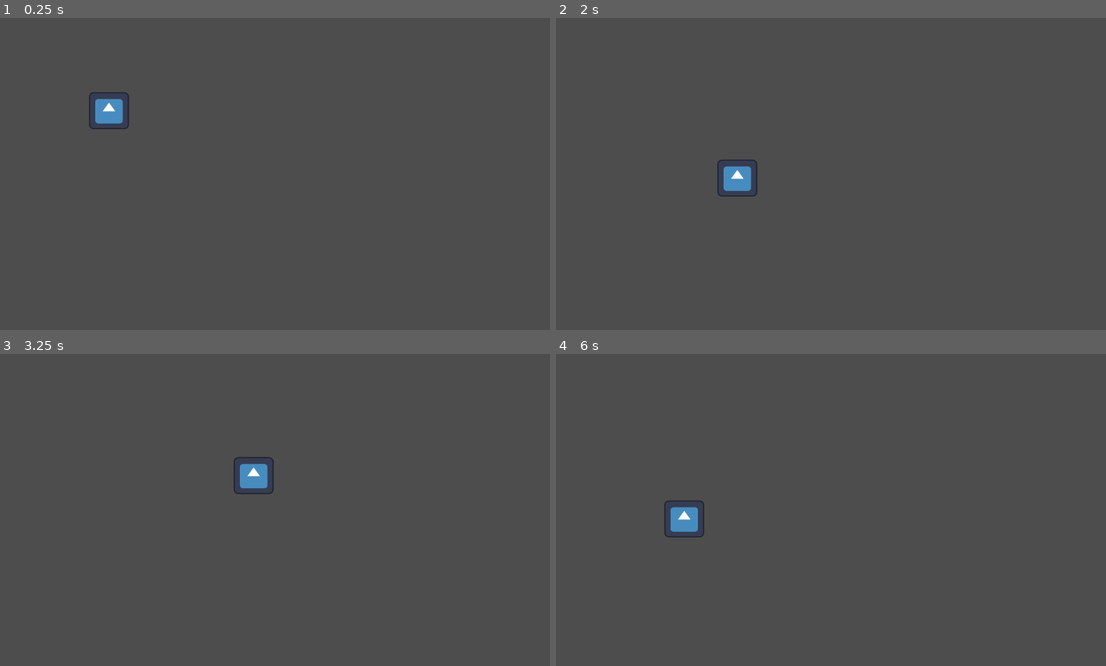
Above: before the commit, frames 1-4 (two rows, left to right).
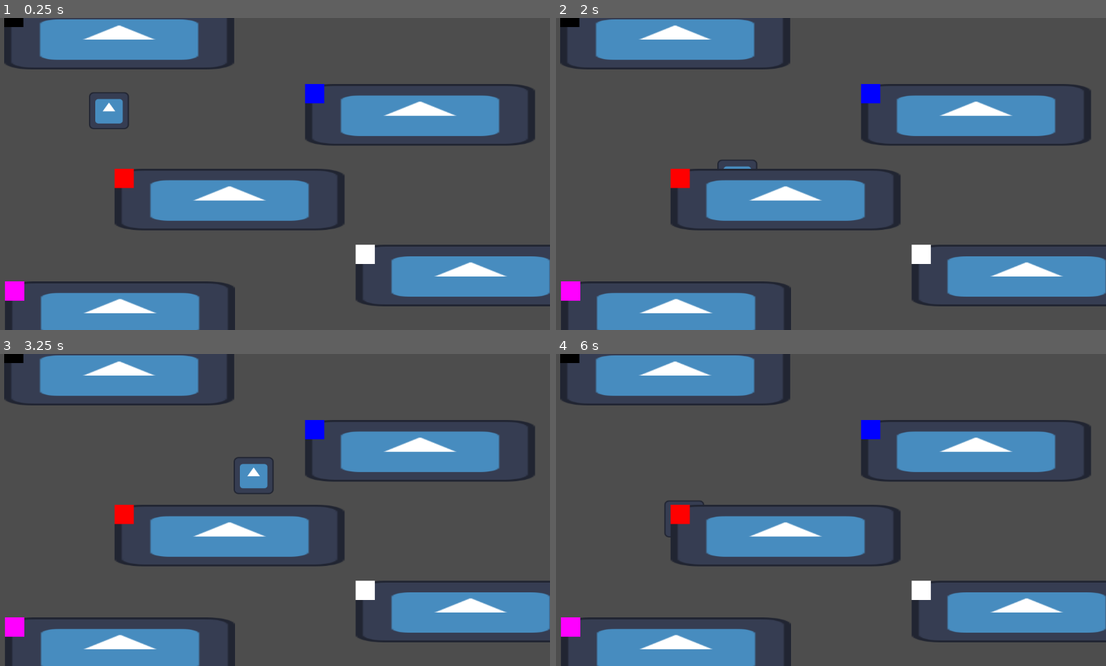
Above: after the commit, the same moments.

Repository: tulltoll/Maze-Runner
Game: Godot game, scene res://Scenes/mainscene.tscn
Same seed, same stepped clock (60 frames per second), same inputs: the game is played once before the commit and once after it. The engine's default icon, where the game draws it, is replaced by a stand-in: a white triangle on a blue panel in a dark square.
Inputs:
- Up to frame 1 (0.25 s): no input
- Up to frame 2 (2 s): tap Enter at 0.5 s; hold D (move_right) 0.53-1.28 s; tap 2 (blue_mask) at 0.6, 1.35 s; hold S (move_down) from 1.28 s (still down)
- Up to frame 3 (3.25 s): release S (move_down) at 2.03 s; hold D (move_right) 2.03-2.78 s; tap 2 (blue_mask) at 2.1, 2.85 s; hold W (move_up) from 2.78 s (still down)
- Up to frame 4 (6 s): release W (move_up) at 3.53 s; hold A (move_left) 3.53-5.03 s; tap 2 (blue_mask) every 0.75 s from 3.6 to 5.85 s; hold S (move_down) 5.03-5.78 s; hold D (move_right) from 5.78 s (still down)

The runs differ from the first frame. In frame 1, 23% of the frame differs, in the area x 0-100%, y 0-100%; in frame 2, 23%; in frame 3, 23%; in frame 4, 24%.

Commit message:
La inn collision endringer
La inn en funksjon i player som endrer på collision masks.
Gjorde at man kan legge inn en vegg uten å trenge å gjøre noe annet en å gi den en id

Diff:
--- a/maze-runner/Scenes/mainscene.tscn
+++ b/maze-runner/Scenes/mainscene.tscn
@@ -1,8 +1,29 @@
 [gd_scene format=3 uid="uid://dajlrgni5arej"]
 
 [ext_resource type="PackedScene" uid="uid://bfaskw4fohy8n" path="res://Scenes/player.tscn" id="1_5yt03"]
+[ext_resource type="PackedScene" uid="uid://bjsf2mkqcxiuf" path="res://Scenes/wall.tscn" id="2_tcjsh"]
 
 [node name="Veggtest" type="Node2D" unique_id=348419336]
 
 [node name="Player" parent="." unique_id=2077401685 instance=ExtResource("1_5yt03")]
 position = Vector2(237, 192)
+
+[node name="Wall" parent="." unique_id=463775986 instance=ExtResource("2_tcjsh")]
+position = Vector2(20, -21)
+wall_ID = 2
+
+[node name="Wall2" parent="." unique_id=640964307 instance=ExtResource("2_tcjsh")]
+position = Vector2(644, 137)
+wall_ID = 3
+
+[node name="Wall3" parent="." unique_id=958596159 instance=ExtResource("2_tcjsh")]
+position = Vector2(249, 313)
+wall_ID = 4
+
+[node name="Wall4" parent="." unique_id=912617556 instance=ExtResource("2_tcjsh")]
+position = Vector2(22, 547)
+wall_ID = 5
+
+[node name="Wall5" parent="." unique_id=1154138300 instance=ExtResource("2_tcjsh")]
+position = Vector2(749, 471)
+wall_ID = 6
--- a/maze-runner/Scenes/wall.tscn
+++ b/maze-runner/Scenes/wall.tscn
@@ -17,3 +17,7 @@
 offset_right = 477.0
 offset_bottom = 128.0
 texture = ExtResource("2_m8ojb")
+
+[node name="ColorRect" type="ColorRect" parent="." unique_id=1871974710]
+offset_right = 40.0
+offset_bottom = 40.0
--- a/maze-runner/Scripts/player.gd
+++ b/maze-runner/Scripts/player.gd
@@ -1,6 +1,9 @@
 extends CharacterBody2D
 
 @export var movespeed = 200
+
+var blue_mask_is_on = false
+var red_mask_is_on = false
 
 var static_wall_layer = PropertyContainer.static_wall_layer
 var blue_wall_layer = PropertyContainer.blue_wall_layer
@@ -24,5 +27,15 @@
 	if Input.is_action_pressed("move_right"):
 		velocity.x = movespeed
 
+	if Input.is_action_just_pressed("blue_mask"):
+		blue_mask_is_on = !blue_mask_is_on
+		print(blue_mask_is_on)
+		print(collision_mask)
+		Change_Collision()
 
 	move_and_slide()
+func Change_Collision():
+	set_collision_mask_value(blue_wall_layer, blue_mask_is_on)
+	set_collision_mask_value(red_wall_layer, red_mask_is_on)
+	set_collision_mask_value(purple_wall_layer, blue_mask_is_on and red_mask_is_on)
+	set_collision_mask_value(no_wall_layer, !blue_mask_is_on and !red_mask_is_on)
--- a/maze-runner/Scripts/wall.gd
+++ b/maze-runner/Scripts/wall.gd
@@ -1,3 +1,12 @@
 extends StaticBody2D
 
 @export var wall_ID = 0
+@onready var color = $ColorRect
+
+func _ready() -> void:
+	var _wall_properties = WallClassContainer.define(wall_ID)
+	set_collision_layer_value(1, false)
+	set_collision_layer_value(_wall_properties[0], true)
+	visibility_layer = _wall_properties[1]
+	color.color = _wall_properties[2]
+	print(collision_layer)
--- a/maze-runner/Scripts/wall_class_container.gd
+++ b/maze-runner/Scripts/wall_class_container.gd
@@ -4,8 +4,14 @@
 
 var _collision_layer = 0
 var _visibility_layer = 0
+var color = 0
+
+var colors = {PropertyContainer.static_wall_layer : Color(0,0,0), PropertyContainer.blue_wall_layer : Color(0,0,255), PropertyContainer.red_wall_layer : Color(255,0,0), PropertyContainer.purple_wall_layer : Color(255,0,255), PropertyContainer.no_wall_layer : Color(255,255,255)}
 
 func define(id):
-	_collision_layer = id + 1
-	_visibility_layer = id + 1
-	return [_collision_layer, _visibility_layer]
+	_collision_layer = id
+	print(id)
+	_visibility_layer = id
+	print(PropertyContainer.static_wall_layer)
+	color = colors[id]
+	return [_collision_layer, _visibility_layer, color]
